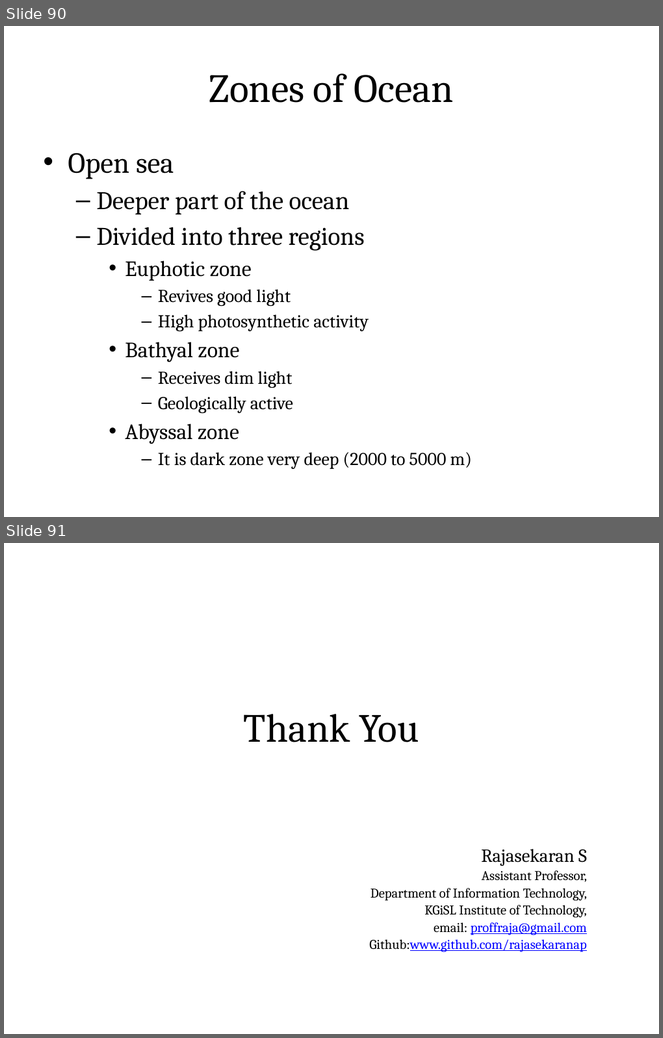
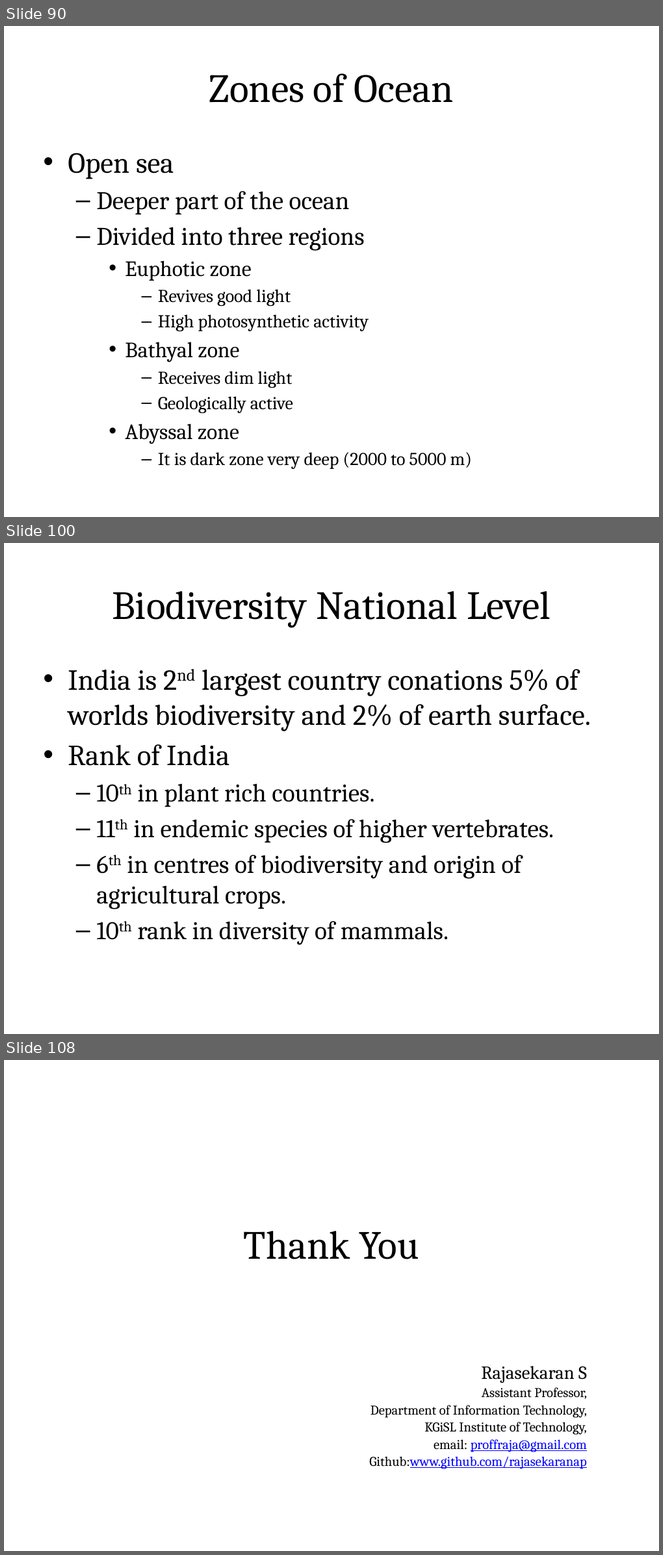
Before and after one commit to rajasekaran36/GE8291-Environmental-Science-and-Engineering, a slide deck: Slides/GE8291-U1.pptx. Shown one above the other, each under a label of ours: slides 90 and 91 before the commit, slides 90, 100 and 108 after it; the slides between them are not shown. The pictures are 663x1038 and 663x1555 pixels, drawn with LibreOffice and Linux fonts; fonts in the diff are those of the drawing. Boxes give left, top, right and bottom in pixels: in the first picture for what was removed or moved away, otherwise in the second. Text is boxed around its words. In the diff, an @@ line names an element or a change of style, - is before the commit and + after.

```diff
--- a/Slides/GE8291-U1.pptx
+++ b/Slides/GE8291-U1.pptx
@@ slide 100 added at [4, 543, 659, 1034], background #FFFFFF @@
@@ title added at [36, 563, 627, 644], fill gradient #DAFDA7 to #E4FCC2 to #F5FFE7, outline #98B955 0.75 pt, 44 pt, text #000000 @@
+Biodiversity National Level
@@ text added at [68, 669, 591, 945], 28 pt, text #000000 @@
+• India is 2nd largest country conations 5% of worlds biodiversity and 2% of earth surface.
+• Rank of India
+  – 10th in plant rich countries.
+  – 11th in endemic species of higher vertebrates.
+  – 6th in centres of biodiversity and origin of agricultural crops.
+  – 10th rank in diversity of mammals.
@@ what was slide 91 is now slide 108 @@
```
Also in this commit, not shown: 16 other slides added, 1 other file.
